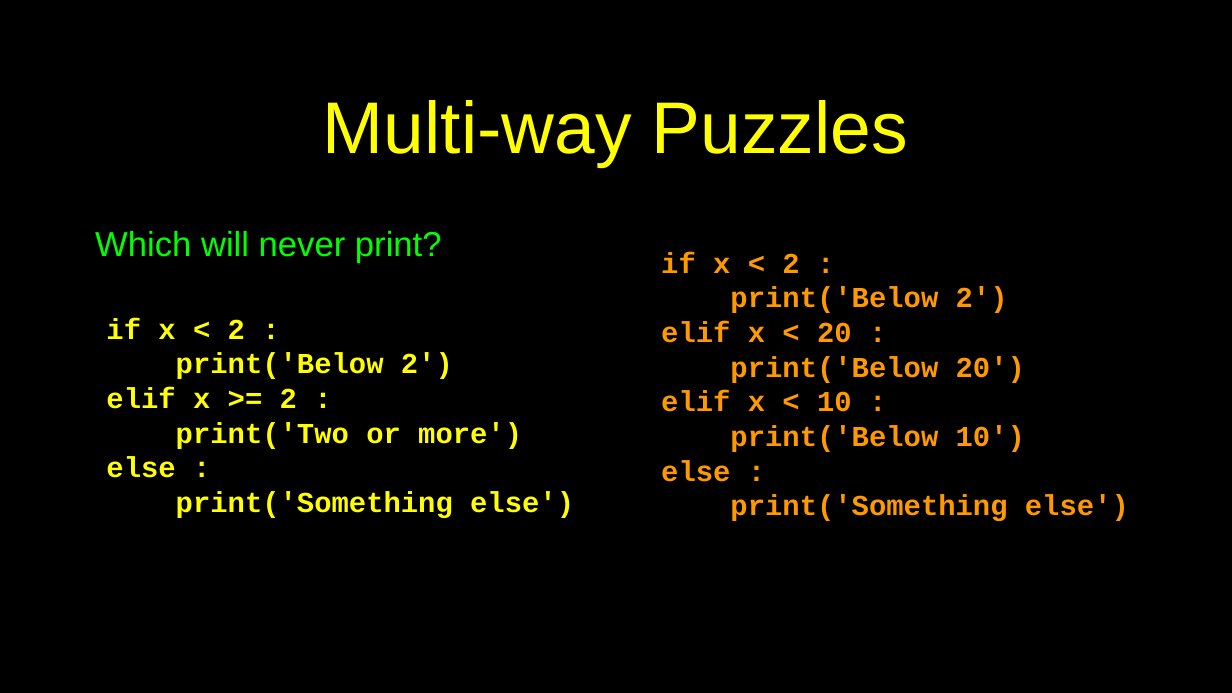
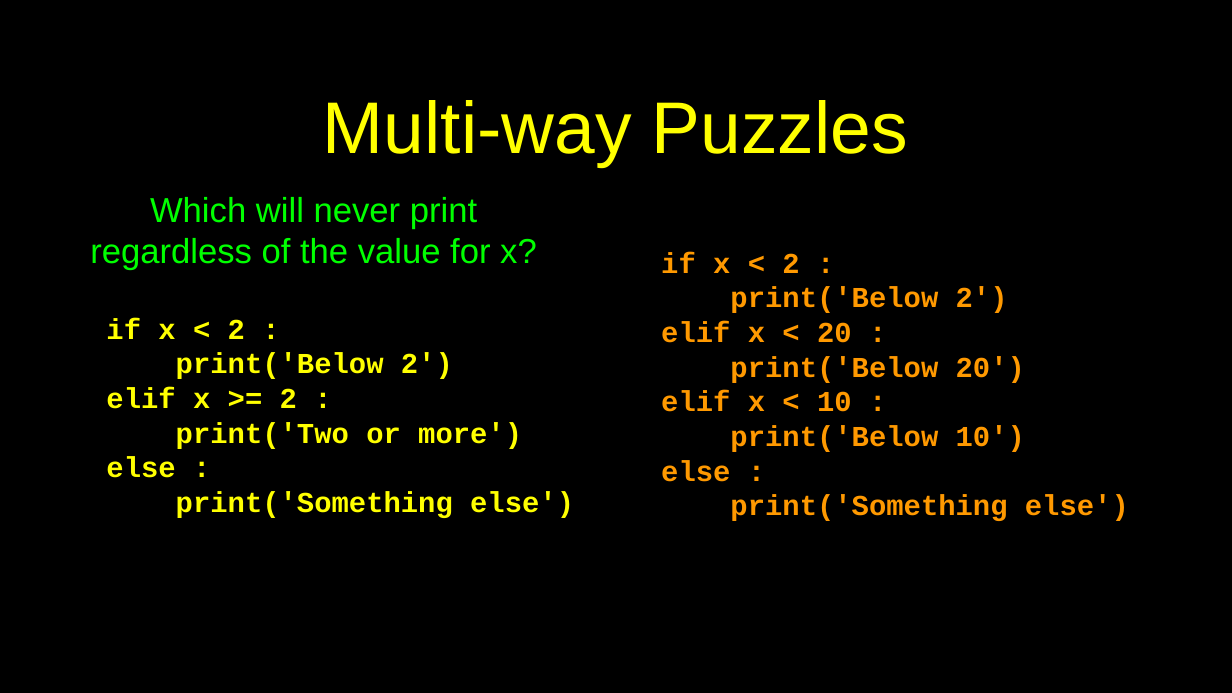
Before and after one commit to csev/py4e, a slide deck: slide 20 of lectures3/Pythonlearn-03-Conditional.pptx. Drawn at 1232x693 pixels with LibreOffice and Linux fonts; fonts in the diff are those of the drawing. Boxes give left, top, right and bottom in pixels: in the first picture for what was removed or moved away, otherwise in the second. Text is boxed around its words. In the diff, an @@ line names an element or a change of style, - is before the commit and + after.

```diff
--- a/lectures3/Pythonlearn-03-Conditional.pptx
+++ b/lectures3/Pythonlearn-03-Conditional.pptx
@@ text at (x1=90, y1=197, x2=537, y2=270): text changed @@
-Which will never print?
+Which will never print regardless of the value for x?
```
Also in this commit, not shown: 3 other slides changed, 1 other file.
